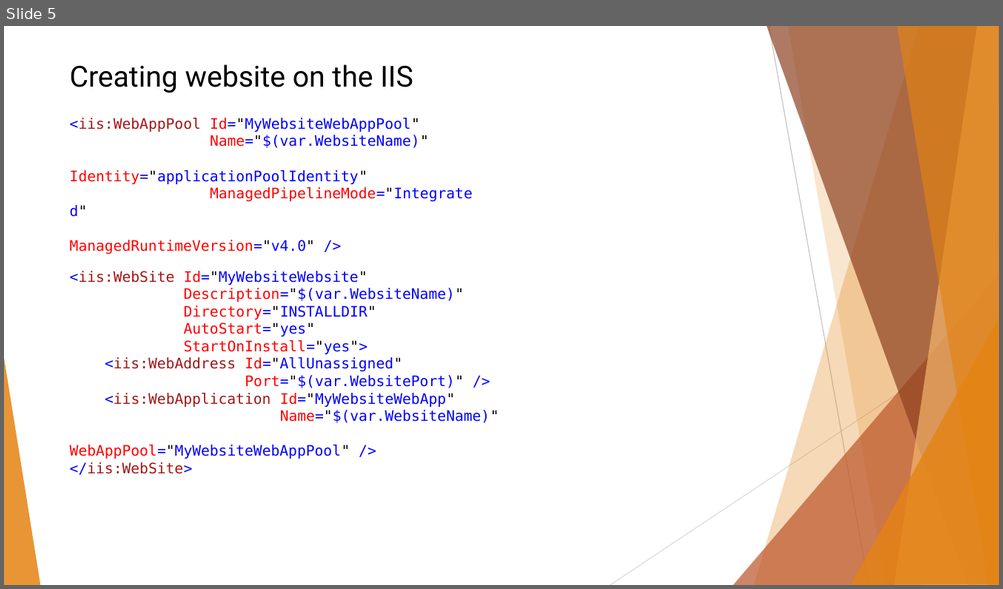
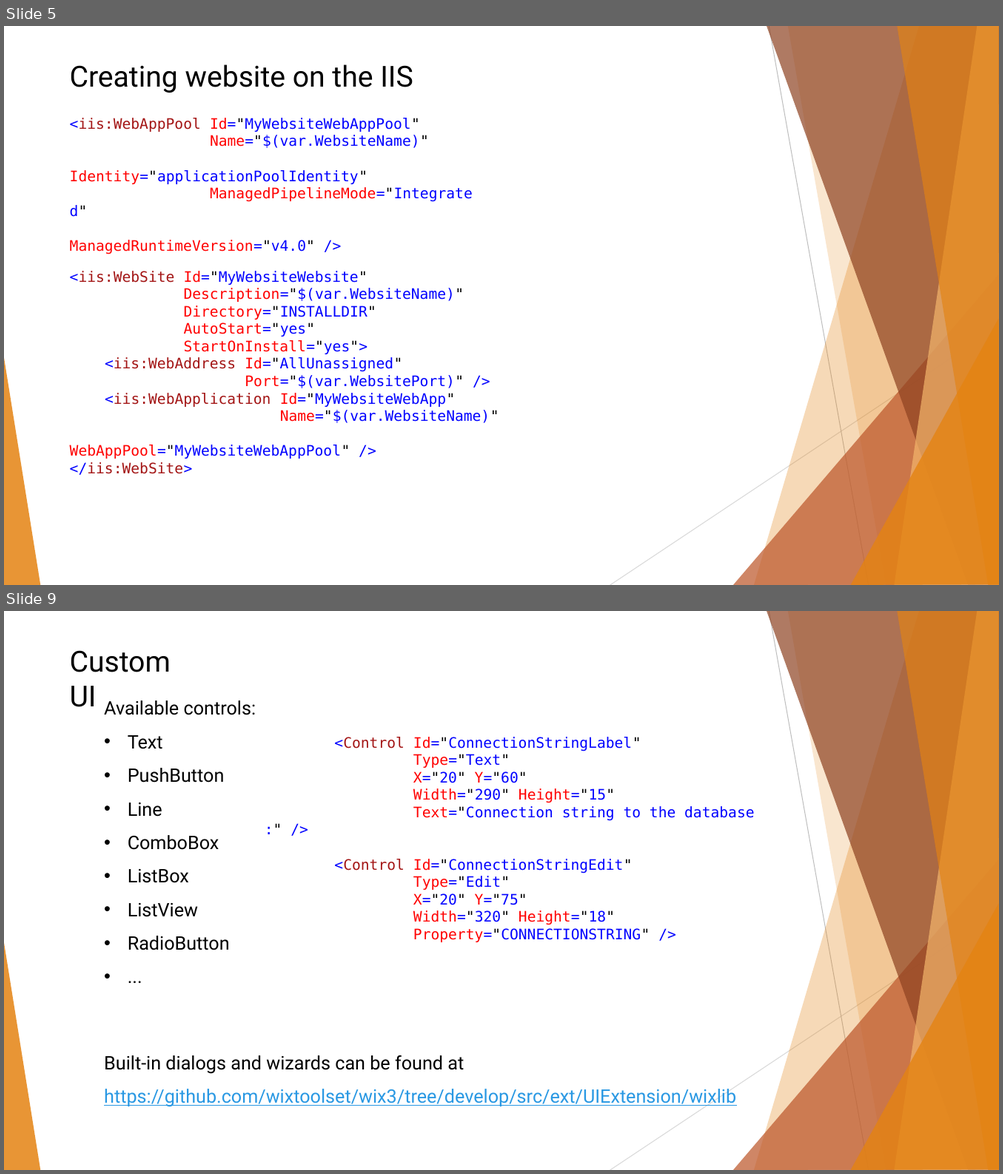
Before and after one commit to BinaryStudioAcademy/WixGettingStartedCourse, a slide deck: Part 3/WiX Part 3.pptx. Shown one above the other, each under a label of ours: slide 5 before the commit, slides 5 and 9 after it; the slides between them are not shown. The pictures are 1003x589 and 1003x1174 pixels, drawn with LibreOffice and Linux fonts; fonts in the diff are those of the drawing. Boxes give left, top, right and bottom in pixels: in the first picture for what was removed or moved away, otherwise in the second. Text is boxed around its words. In the diff, an @@ line names an element or a change of style, - is before the commit and + after.

```diff
--- a/Part 3/WiX Part 3.pptx
+++ b/Part 3/WiX Part 3.pptx
@@ slide 9 added at (4, 611, 999, 1170), background #FFFFFF; not listed: 10 template elements that a slide beside it also shows @@
@@ text added at (70, 650, 170, 707), 28 pt, text #000000 @@
+Custom UI
@@ text added at (104, 701, 256, 951), 18 pt, text #000000 @@
+Available controls:
+• Text
+• PushButton
+• Line
+• ComboBox
+• ListBox
+• ListView
+• RadioButton
+• ...
@@ text added at (334, 737, 754, 943), 14 pt, text #0000FF @@
+<Control Id="ConnectionStringLabel"
+Type="Text"
+X="20" Y="60"
+Width="290" Height="15"
+Text="Connection string to the database:" />
+<Control Id="ConnectionStringEdit"
+Type="Edit"
+X="20" Y="75"
+Width="320" Height="18"
+Property="CONNECTIONSTRING" />
@@ text added at (104, 1056, 736, 1108), 18 pt, text #2998E3, underline @@
+Built-in dialogs and wizards can be found at
+https://github.com/wixtoolset/wix3/tree/develop/src/ext/UIExtension/wixlib
```
Also in this commit, not shown: 1 slide changed, 2 other slides added, 4 other files.
